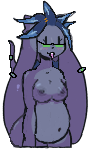
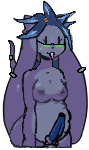
Layered file, before and after one edit (89x150). Changes by layer:
added layer "futa" above "treated" over [41,112,66,148]
added layer "t60" above "Layer 0" over [34,102,72,137]
